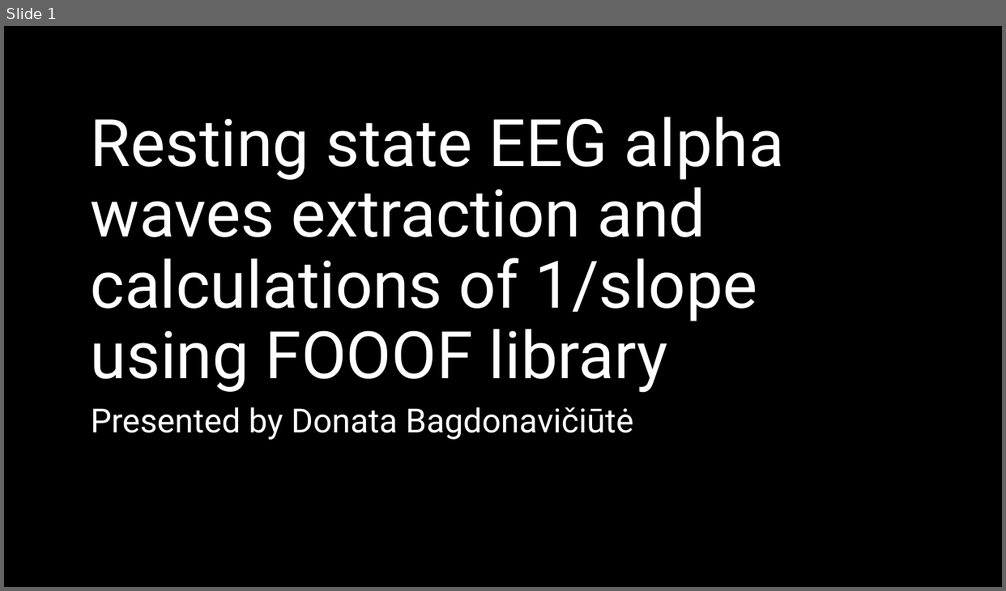
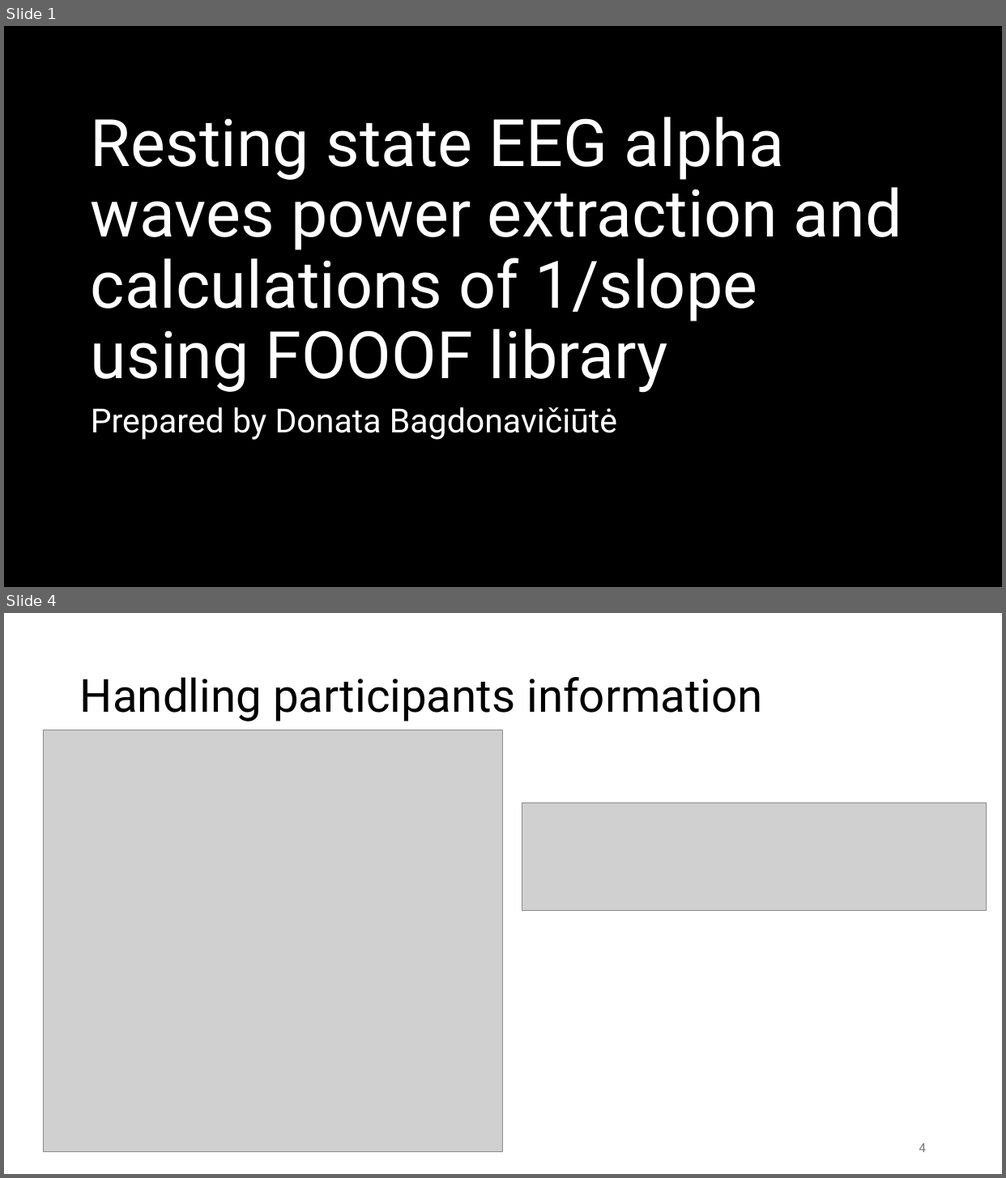
Before and after one commit to DonataBag/Pratybos-naujas, a slide deck: Pratybos naujas/Resting state EEG alpha waves extraction and calculations.pptx. Shown one above the other, each under a label of ours: slide 1 before the commit, slides 1 and 4 after it; the slides between them are not shown. The pictures are 1006x591 and 1006x1178 pixels, drawn with LibreOffice and Linux fonts; fonts in the diff are those of the drawing; grey boxes stand for pictures; background and template pictures are left out. Boxes give left, top, right and bottom in pixels: in the first picture for what was removed or moved away, otherwise in the second. Text is boxed around its words. In the diff, an @@ line names an element or a change of style, - is before the commit and + after.

```diff
--- a/Pratybos naujas/Resting state EEG alpha waves extraction and calculations.pptx
+++ b/Pratybos naujas/Resting state EEG alpha waves extraction and calculations.pptx
@@ slide 4 added at [4, 613, 1002, 1174], background #FFFFFF @@
@@ title added at [80, 677, 762, 722], 44 pt, text #000000 @@
+Handling participants information
@@ picture added at [43, 730, 503, 1152] @@
@@ picture added at [522, 803, 987, 911] @@
@@ page number added at [918, 1144, 926, 1152], 12 pt, text #797979 @@
+4
@@ slide 1 changed as well @@
@@ title at [91, 117, 902, 393]: text changed @@
-Resting state EEG alpha waves extraction and calculations of 1/slope using FOOOF library
+Resting state EEG alpha waves power extraction and calculations of 1/slope using FOOOF library
@@ subtitle at [91, 408, 617, 440]: text changed @@
-Presented by Donata Bagdonavičiūtė
+Prepared by Donata Bagdonavičiūtė
```
Also in this commit, not shown: 1 other slide changed, 6 other slides added, 5 slides removed, 14 other files.
